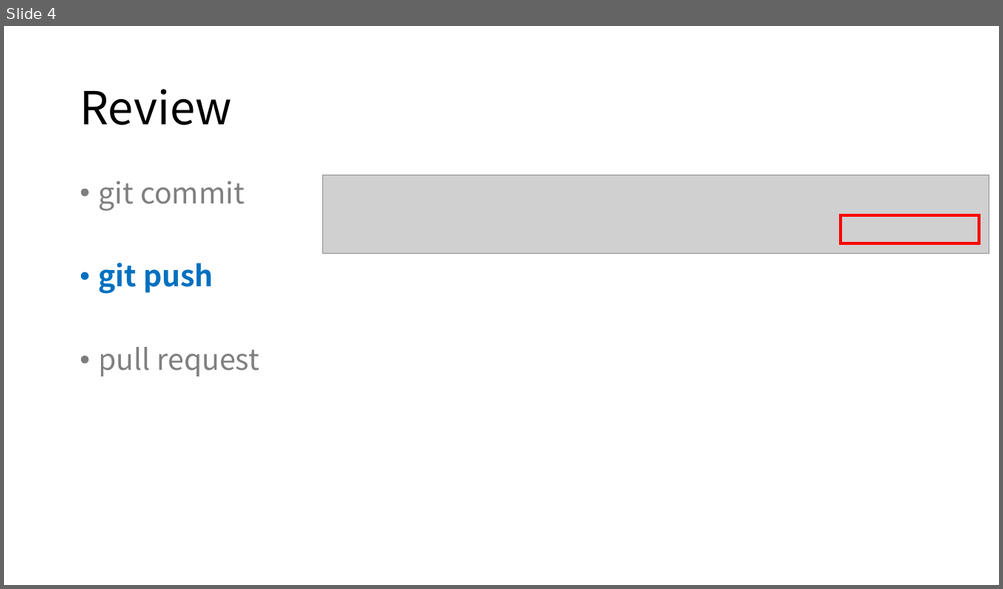
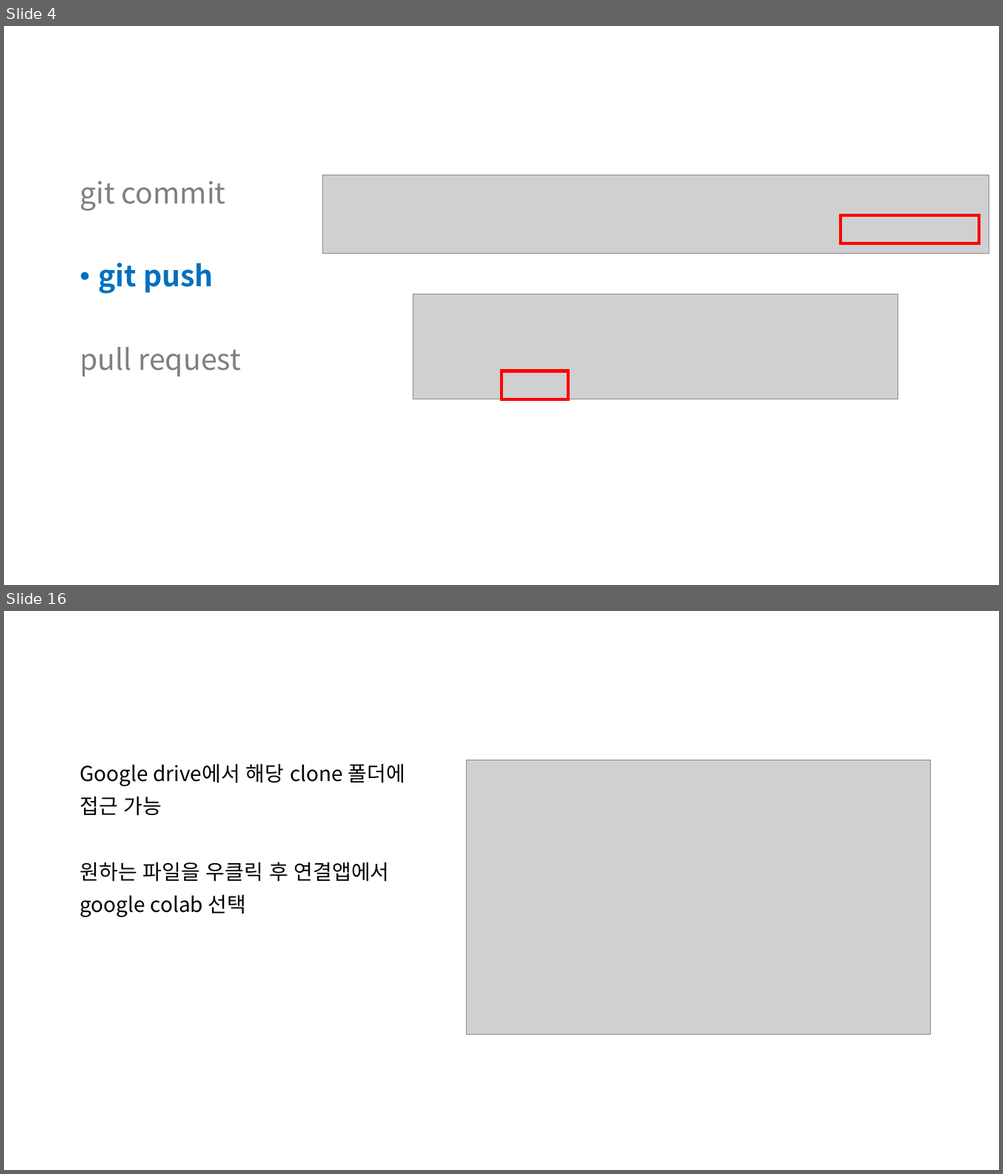
Before and after one commit to tjdghks994/ai-security, a slide deck: 4th week/4th.pptx. Shown one above the other, each under a label of ours: slide 4 before the commit, slides 4 and 16 after it; the slides between them are not shown. The pictures are 1003x589 and 1003x1174 pixels, drawn with LibreOffice and Linux fonts; fonts in the diff are those of the drawing; grey boxes stand for pictures. Boxes give left, top, right and bottom in pixels: in the first picture for what was removed or moved away, otherwise in the second. Text is boxed around its words. In the diff, an @@ line names an element or a change of style, - is before the commit and + after.

```diff
--- a/4th week/4th.pptx
+++ b/4th week/4th.pptx
@@ slide 16 added at bbox=[4, 611, 999, 1170], background #FFFFFF @@
@@ text added at bbox=[79, 763, 405, 917], 20 pt, text #000000 @@
+Google drive에서 해당 clone 폴더에
+접근 가능
+원하는 파일을 우클릭 후 연결앱에서
+google colab 선택
@@ picture added at bbox=[466, 760, 930, 1035] @@
@@ slide 4 changed as well @@
@@ title removed at bbox=[79, 89, 232, 125] @@
-Review
@@ text at bbox=[79, 181, 240, 377]: bullet • to none @@
@@ picture added at bbox=[413, 295, 899, 400] @@
@@ rectangle added at bbox=[502, 372, 569, 400], outline #FF0000 3 pt @@
```
Also in this commit, not shown: 3 other slides changed, 11 other slides added, 1 other file.
